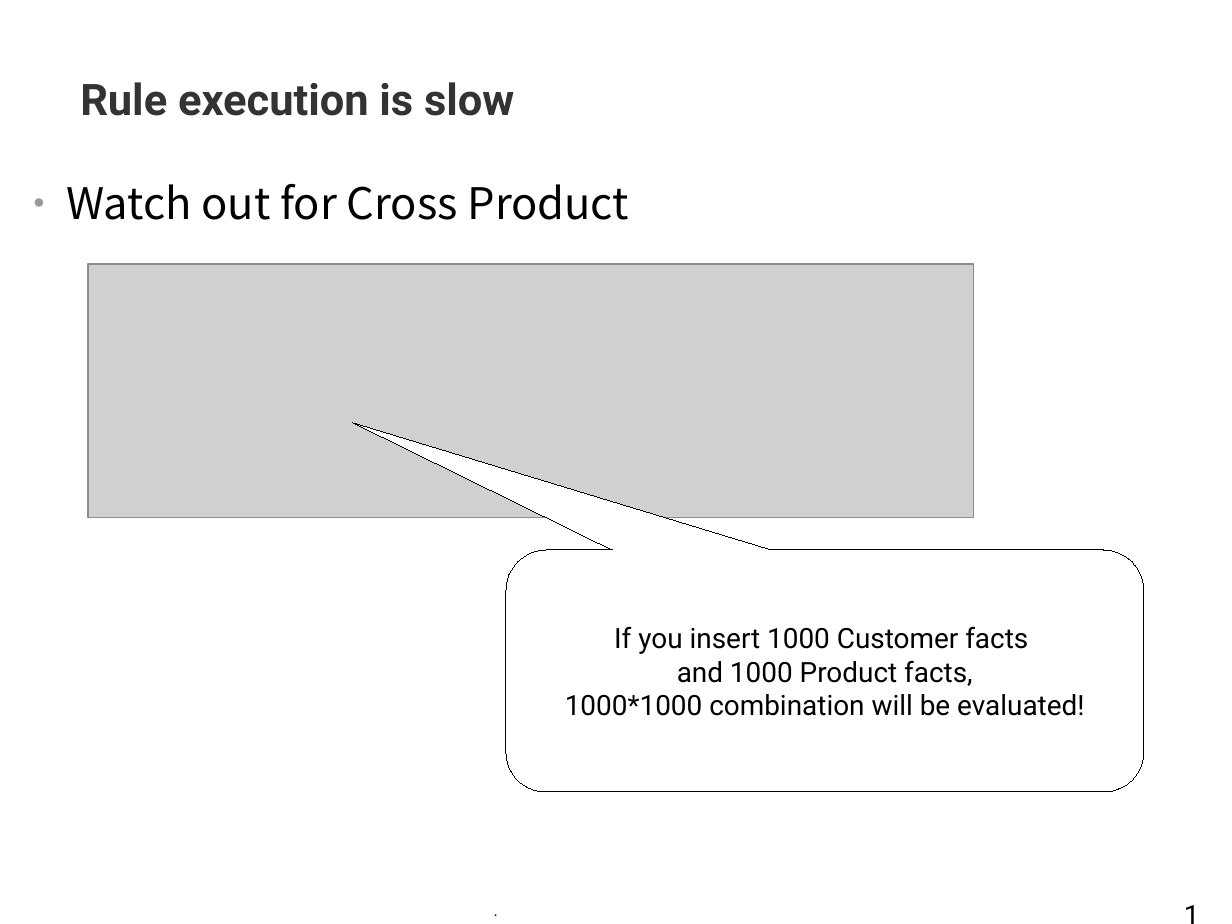
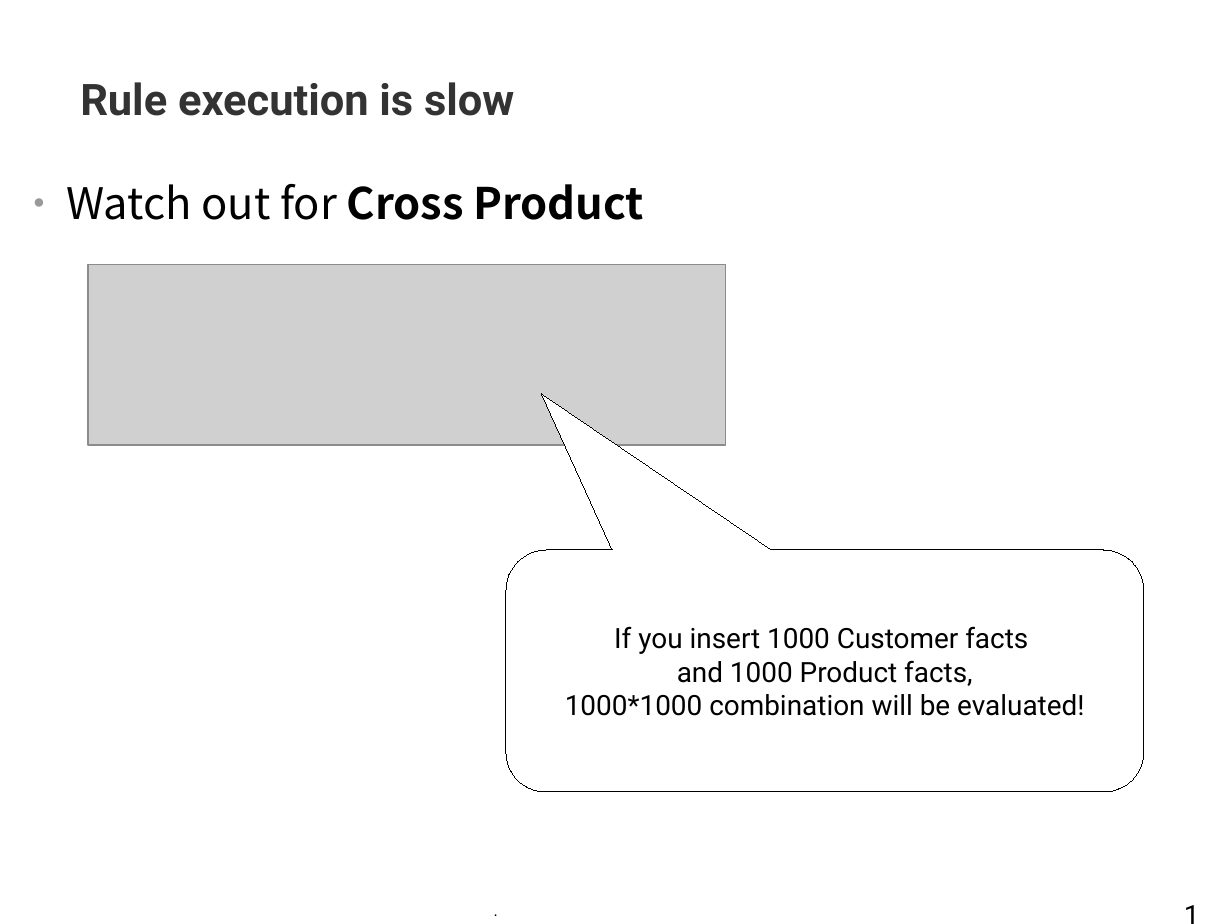
Before and after one commit to tkobayas/kie-live, a slide deck: slide 19 of 2021_Drools_trouble_shooting.odp. Drawn at 1232x924 pixels with LibreOffice and Linux fonts; fonts in the diff are those of the drawing; grey boxes stand for pictures; background and template pictures are left out. Boxes give left, top, right and bottom in pixels: in the first picture for what was removed or moved away, otherwise in the second. Text is boxed around its words. In the diff, an @@ line names an element or a change of style, - is before the commit and + after.

```diff
--- a/2021_Drools_trouble_shooting.odp
+++ b/2021_Drools_trouble_shooting.odp
@@ text "Watch out for Cross Product" at <box>67,184,644,220</box>: bold on in "Cross Product" @@
@@ picture: place and size @@
-picture at <box>88,264,975,518</box>
+picture at <box>88,265,727,446</box>
@@ rounded speech box "If you insert 1000 Customer ..." at <box>506,550,1145,793</box>: proportions changed @@
```
Also in this commit, not shown: 1 other slide changed, 2 slides added, 6 other files.
